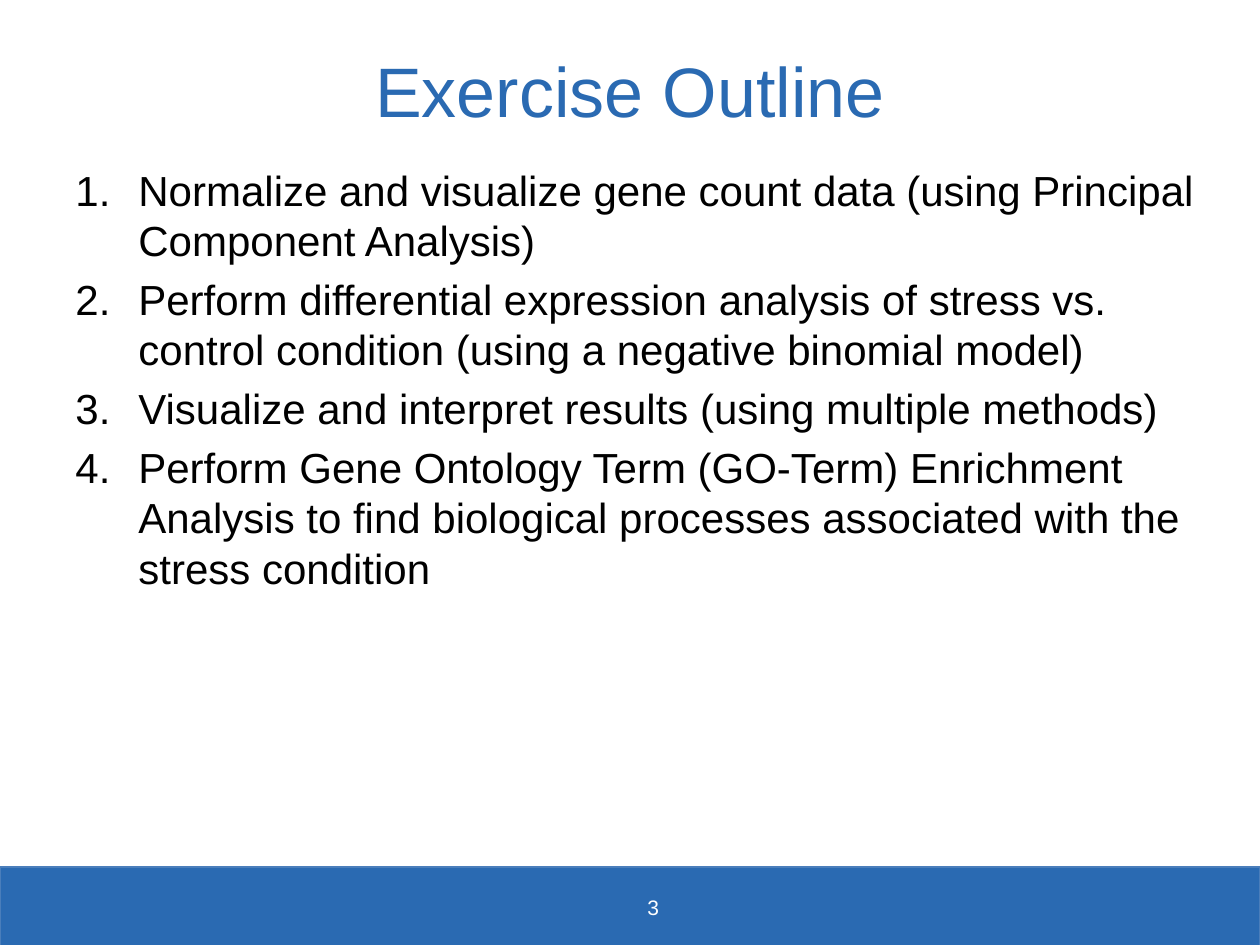
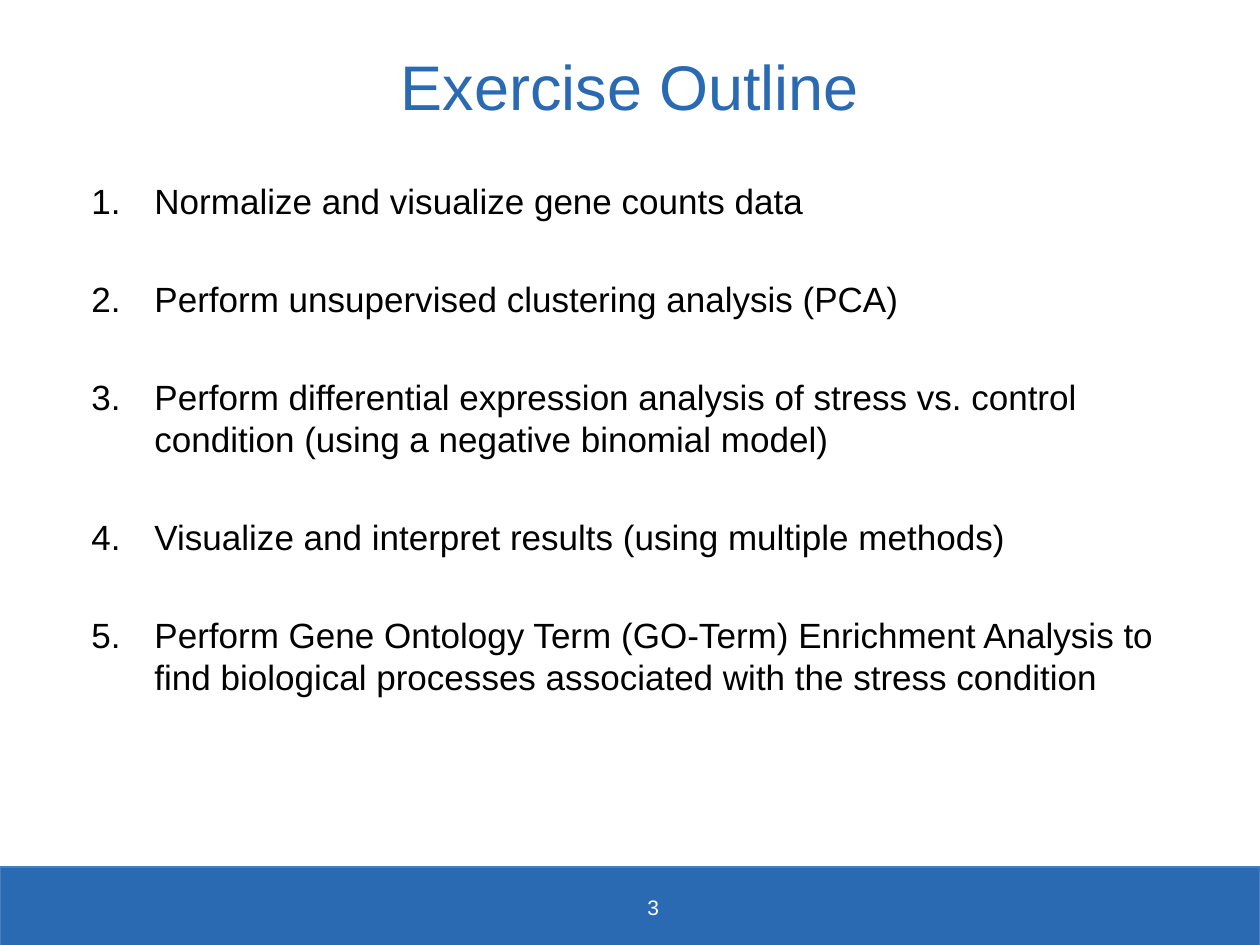
Before and after one commit to SysBioChalmers/KMG060-Systems-Biology-course, a slide deck: slide 3 of Exercise1_RNAseq_Analysis/KGM060-2019-Exercise1.pptx. Drawn at 1260x945 pixels with LibreOffice and Linux fonts; fonts in the diff are those of the drawing; background and template pictures are left out. Boxes give left, top, right and bottom in pixels: in the first picture for what was removed or moved away, otherwise in the second. Text is boxed around its words. In the diff, an @@ line names an element or a change of style, - is before the commit and + after.

```diff
--- a/Exercise1_RNAseq_Analysis/KGM060-2019-Exercise1.pptx
+++ b/Exercise1_RNAseq_Analysis/KGM060-2019-Exercise1.pptx
@@ title "Exercise Outline" at (401,64,859,111): size 40 to 36 pt @@
@@ text "Normalize and visualize gene counts ...": place and size @@
-text "Normalize and visualize gene counts ..." at (138,175,1193,585)
+text "Normalize and visualize gene counts ..." at (154,188,1153,697)
@@ text at (154,188,898,318): text changed; size 24 to 20 pt @@
-1. Normalize and visualize gene count data (using Principal Component Analysis)
+1. Normalize and visualize gene counts data
+2. Perform unsupervised clustering analysis (PCA)
@@ text at (154,384,1153,697): size 24 to 20 pt in "Perform differential expression analysis of stress vs. ...", "Visualize and interpret results (using multiple methods)", "Perform Gene Ontology Term (GO-Term) Enrichment Analysis ..." @@
```
Also in this commit, not shown: 10 other slides changed, 17 slides added, 1 slide removed, 2 other files.
